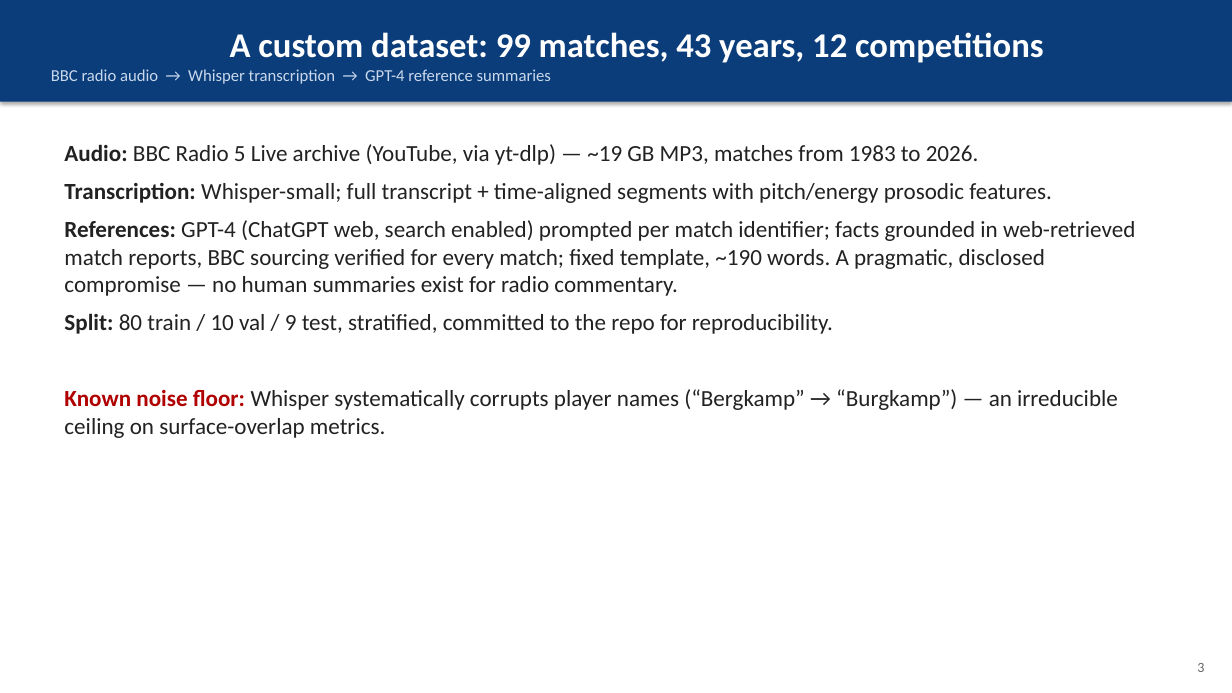
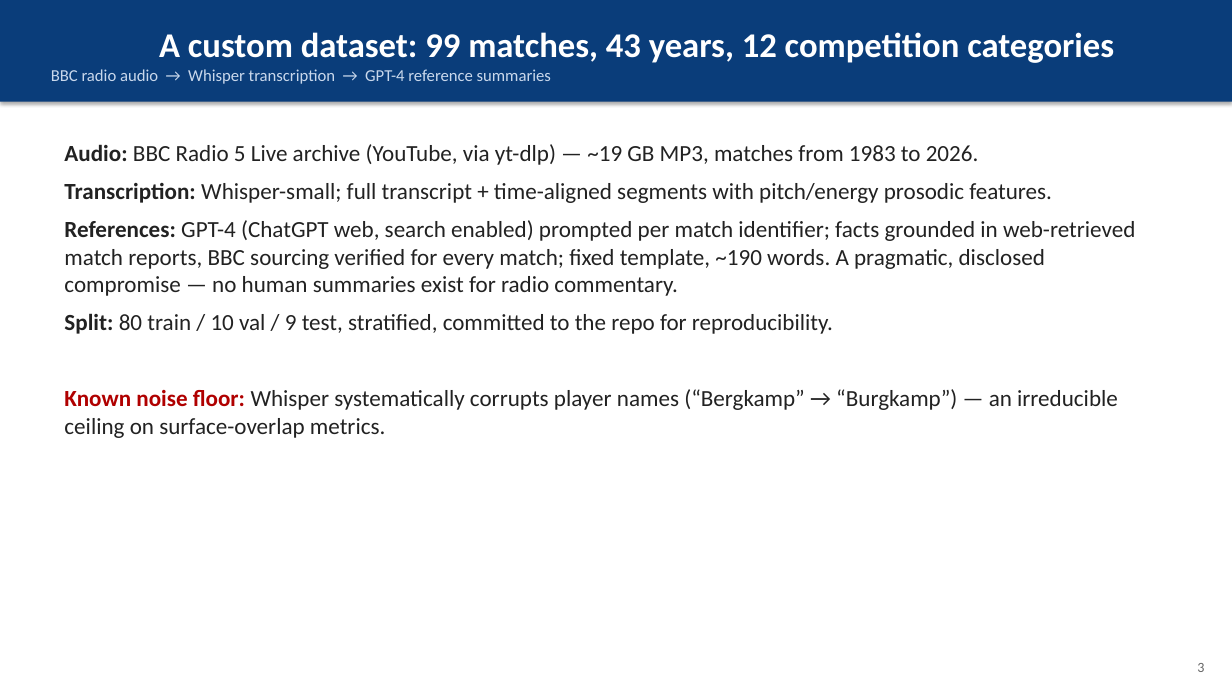
Before and after one commit to christiandalfarra/ANLP_Project, a slide deck: slide 3 of report/slides/ANLP_slides.pptx. Drawn at 1232x693 pixels with LibreOffice and Linux fonts; fonts in the diff are those of the drawing. Boxes give left, top, right and bottom in pixels: in the first picture for what was removed or moved away, otherwise in the second. Text is boxed around its words. In the diff, an @@ line names an element or a change of style, - is before the commit and + after.

```diff
--- a/report/slides/ANLP_slides.pptx
+++ b/report/slides/ANLP_slides.pptx
@@ text in rectangle at bbox=[159, 32, 1114, 63]: text changed @@
-A custom dataset: 99 matches, 43 years, 12 competitions
+A custom dataset: 99 matches, 43 years, 12 competition categories
```
Also in this commit, not shown: 1 other slide changed, 5 other files.
